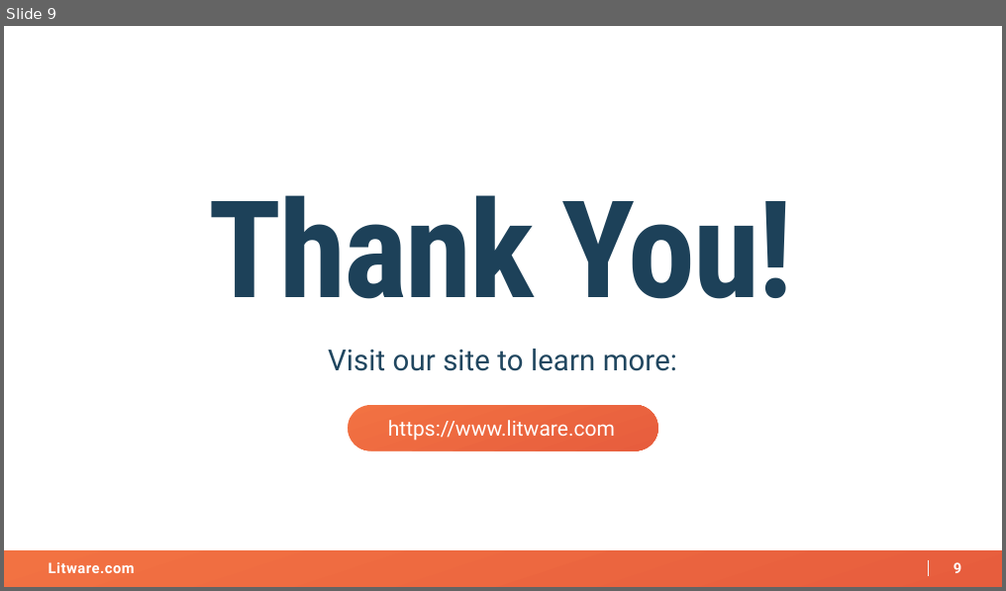
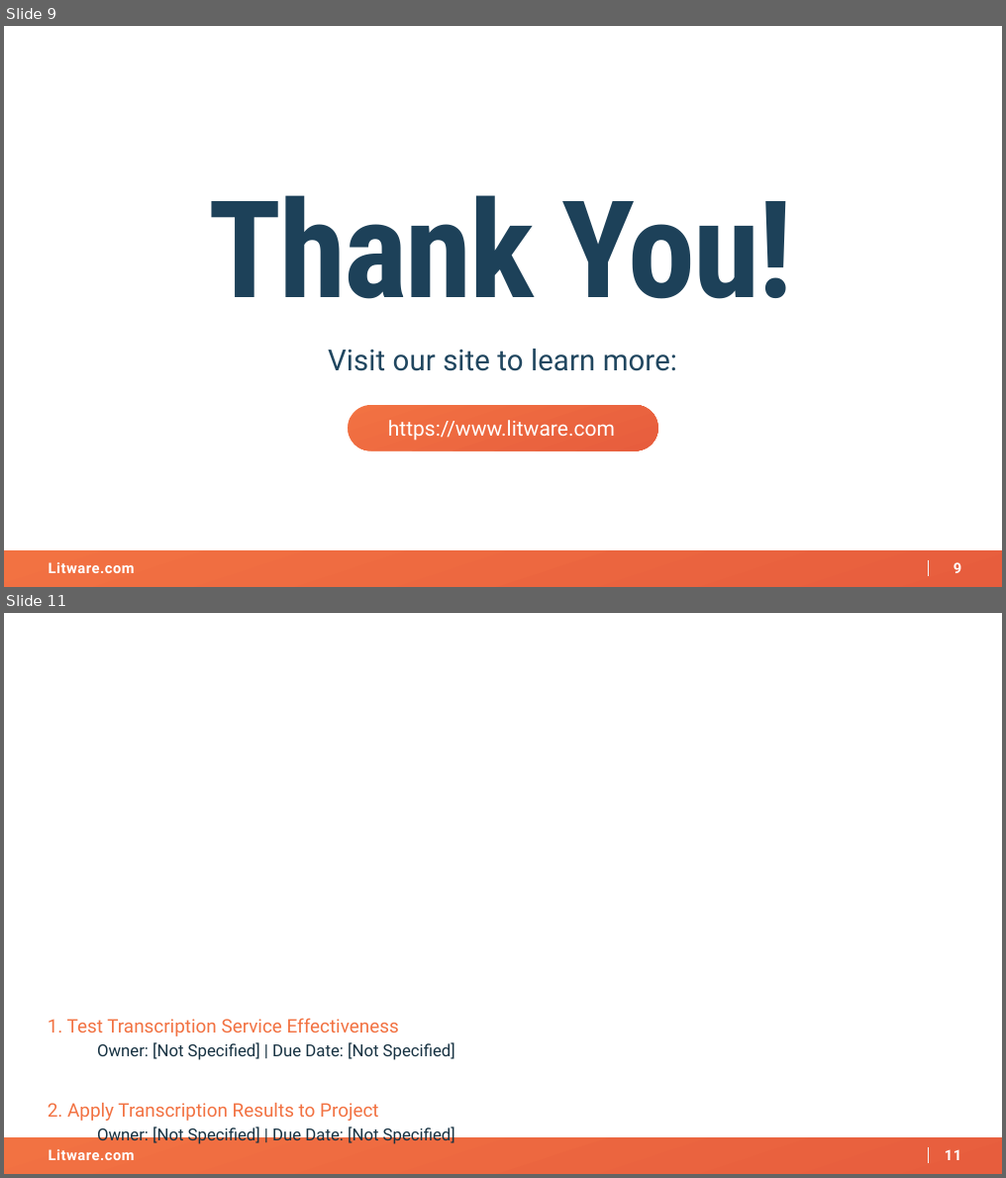
Before and after one commit to AKercha1/justtemporary, a slide deck: someproject/artifacts/kickoff-deck.pptx. Shown one above the other, each under a label of ours: slide 9 before the commit, slides 9 and 11 after it; the slides between them are not shown. The pictures are 1006x591 and 1006x1178 pixels, drawn with LibreOffice and Linux fonts; fonts in the diff are those of the drawing; background and template pictures are left out. Boxes give left, top, right and bottom in pixels: in the first picture for what was removed or moved away, otherwise in the second. Text is boxed around its words. In the diff, an @@ line names an element or a change of style, - is before the commit and + after.

```diff
--- a/someproject/artifacts/kickoff-deck.pptx
+++ b/someproject/artifacts/kickoff-deck.pptx
@@ slide 11 added at [4, 613, 1002, 1174], background #FFFFFF; not listed: 4 template elements that a slide beside it also shows @@
@@ text added at [48, 1018, 455, 1146], 16 pt, text #173242 @@
+1. Test Transcription Service Effectiveness
+  Owner: [Not Specified] | Due Date: [Not Specified]
+2. Apply Transcription Results to Project
+  Owner: [Not Specified] | Due Date: [Not Specified]
```
Also in this commit, not shown: 1 other slide added.
